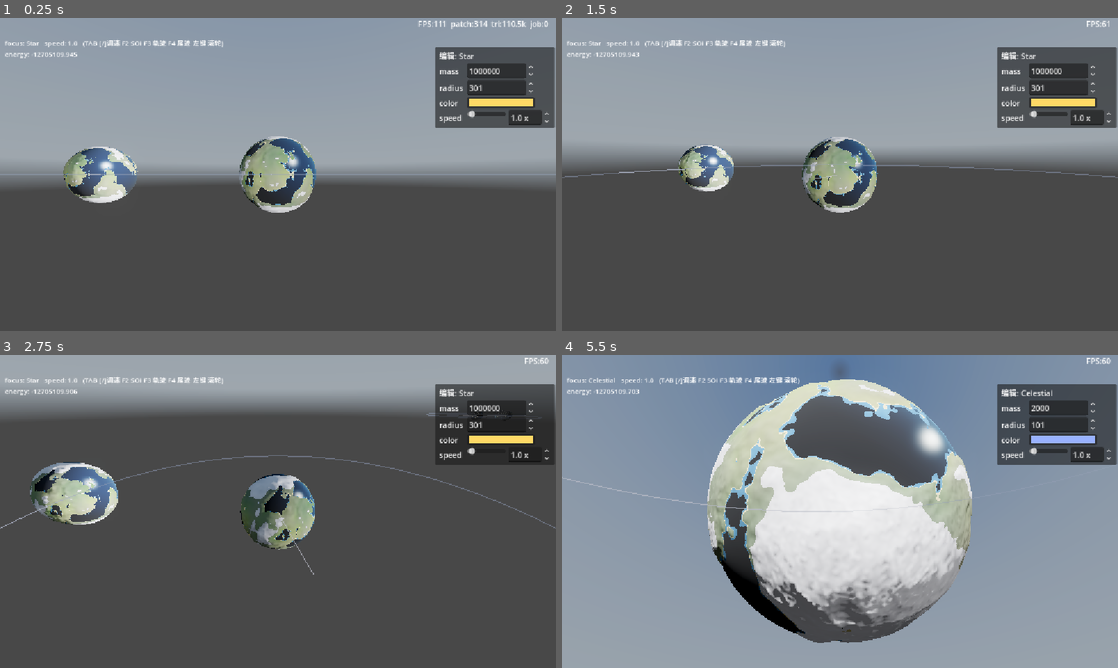
Above: before the commit, frames 1-4 (two rows, left to right).
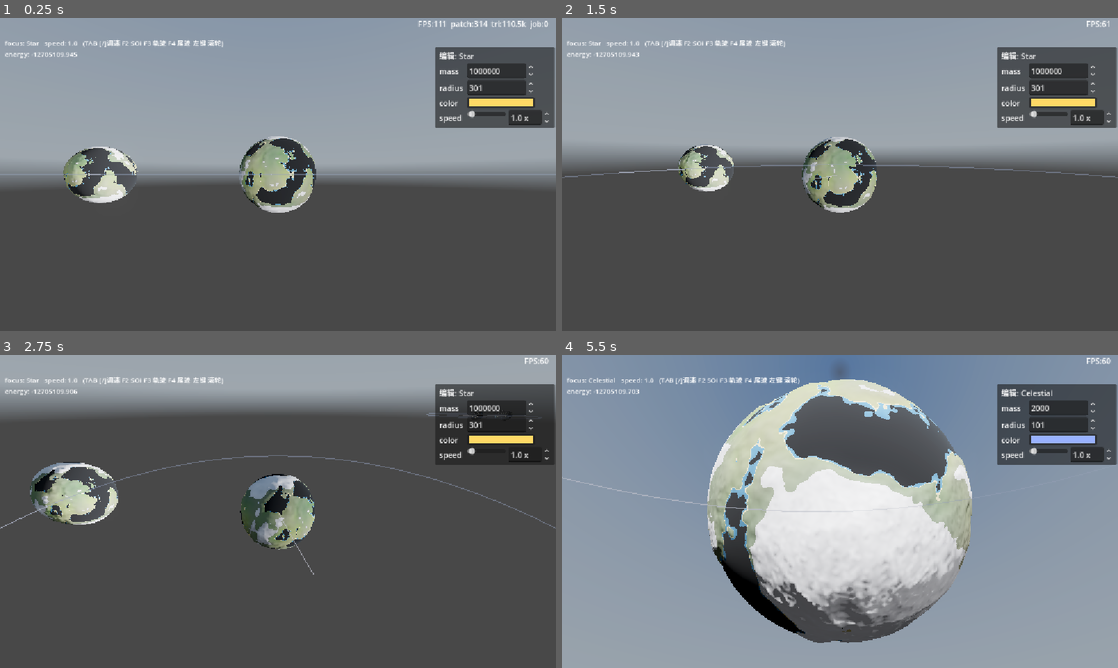
Above: after the commit, the same moments.

Repository: xiaobaibaix/stellar_era_godot
Game: Godot game, scene res://scenes/main.tscn
Same seed, same stepped clock (60 frames per second), same inputs: the game is played once before the commit and once after it. A sky picture missing from this copy of the repository is replaced by a grey-blue gradient.
Inputs (mouse positions are in pixels of both pictures, inside the frame that each line leads up to):
- Up to frame 1 (0.25 s): no input
- Up to frame 2 (1.5 s): tap Enter at 0.5 s; move the mouse to (962, 158) at 0.52 s; hold D 0.53-1.25 s; hold Q 0.53-1.25 s; click (962, 158) at 0.67 s; tap Space at 0.77 s; drag from (728, 190) to (812, 237) at 1.27 s
- Up to frame 3 (2.75 s): move the mouse to (333, 442) at 2.02 s; hold D from 2.03 s (still down); tap Shift at 2.1 s
- Up to frame 4 (5.5 s): release D at 2.75 s; drag from (812, 574) to (673, 464) at 2.77 s; move the mouse to (1006, 558) at 3.52 s; hold A 3.53-4.25 s; tap Enter at 3.6 s; tap Space at 3.77 s; drag from (673, 464) to (756, 433) at 4.27 s; move the mouse to (867, 511) at 5.02 s; hold S from 5.03 s (still down); tap Tab at 5.1 s; click (867, 511) at 5.17 s

The runs differ from the first frame. In frame 1, 1.3% of the frame differs, in the area x 13-57%, y 38-56%; in frame 2, 0.9%; in frame 3, 0.8%; in frame 4, 0.9%.
Error in both runs: Invalid call. Nonexistent function 'has_param' in base 'Shader'. (res://scripts/planet/planet.gd:1009)

Commit message:
修复：没有光源时候还显示的问题

Diff:
--- a/scenes/test_planet.tscn
+++ b/scenes/test_planet.tscn
@@ -43,16 +43,9 @@
 environment = SubResource("Environment_216rf")
 compositor = SubResource("Compositor_216rf")
 
-[node name="OmniLight3D" type="OmniLight3D" parent="." unique_id=359404254]
-transform = Transform3D(1, 0, 0, 0, 1, 0, 0, 0, 1, 691.33984, 0, 0)
-omni_range = 4096.0
-omni_attenuation = 0.0
-omni_shadow_mode = 0
-
-[node name="Planet" parent="." unique_id=1923769825 node_paths=PackedStringArray("camera", "sun_light") instance=ExtResource("1_wovwi")]
+[node name="Planet" parent="." unique_id=1923769825 node_paths=PackedStringArray("camera") instance=ExtResource("1_wovwi")]
 params = SubResource("Resource_4qwjy")
 camera = NodePath("../Camera3D")
-sun_light = NodePath("../OmniLight3D")
 
 [node name="Camera3D" type="Camera3D" parent="." unique_id=39806466]
 transform = Transform3D(-4.371139e-08, 0, 1, 0, 1, 0, -1, 0, -4.371139e-08, 730.059, 0, 0)
--- a/scripts/planet/planet.gd
+++ b/scripts/planet/planet.gd
@@ -924,17 +924,17 @@
 			continue   # omni_range=0 = 关掉
 		filtered.append(l)
 	var cnt: int = mini(filtered.size(), MAX_SUNS)
-	# 没有挂光源 → 退回单太阳遗留路径(sunElevation/Azimuth → 一个无穷远太阳)
+	# 没有挂光源 → 大气进入"无太阳"态: _sun_count=0, shader 里 sun_active() 全 false → 只有消光没有散射,
+	# 大气壳呈暗色(背景被 T 压暗), 不再有晨昏线/蓝色辉光。用户加任意 Light3D 才会重新亮。
+	# (旧版曾用 params.sunElevation/Azimuth 注入"虚构太阳"做向后兼容, 但这让"删光所有光源后大气还亮"
+	# 这个直观期望失败 → 移除。如果确实想要"无 Light3D 也有太阳", 挂一个 DirectionalLight3D 即可。)
 	if cnt == 0:
-		var el: float = deg_to_rad(params.sunElevation)
-		var az: float = deg_to_rad(params.sunAzimuth)
-		_sun_dir = Vector3(cos(el) * cos(az), sin(el), cos(el) * sin(az)).normalized()
-		_sun_dirs = [_sun_dir]
-		_sun_positions = [global_position + _sun_dir * 1.0e9]
-		_sun_is_locals = [0.0]
-		_sun_ranges = [1.0e9]
-		_sun_attens = [0.0]
-		_sun_count = 1
+		_sun_dirs.clear()
+		_sun_positions.clear()
+		_sun_is_locals.clear()
+		_sun_ranges.clear()
+		_sun_attens.clear()
+		_sun_count = 0
 	else:
 		_sun_dirs.clear()
 		_sun_positions.clear()
--- a/shaders/ocean.gdshader
+++ b/shaders/ocean.gdshader
@@ -73,9 +73,10 @@
 
 	// 多太阳累加 Lambert 漫反射 + Blinn-Phong 高光。每个太阳各算一次 (仅向阳侧)。
 	// 点光源按 Godot omni 衰减公式逐像素衰减, 与 Forward+ 地形光照同步。
+	// u_sun_count=0(场景无任何有效光源) → cnt=0 → 海洋只剩环境光(u_ambient), 不再被任何太阳照亮。
 	float diff_sum = 0.0;
 	float spec_sum = 0.0;
-	int cnt = max(1, u_sun_count);
+	int cnt = max(0, u_sun_count);
 	for (int i = 0; i < 4; i++) {
 		if (i >= cnt) break;
 		float atten = sun_atten_at_idx(i);
